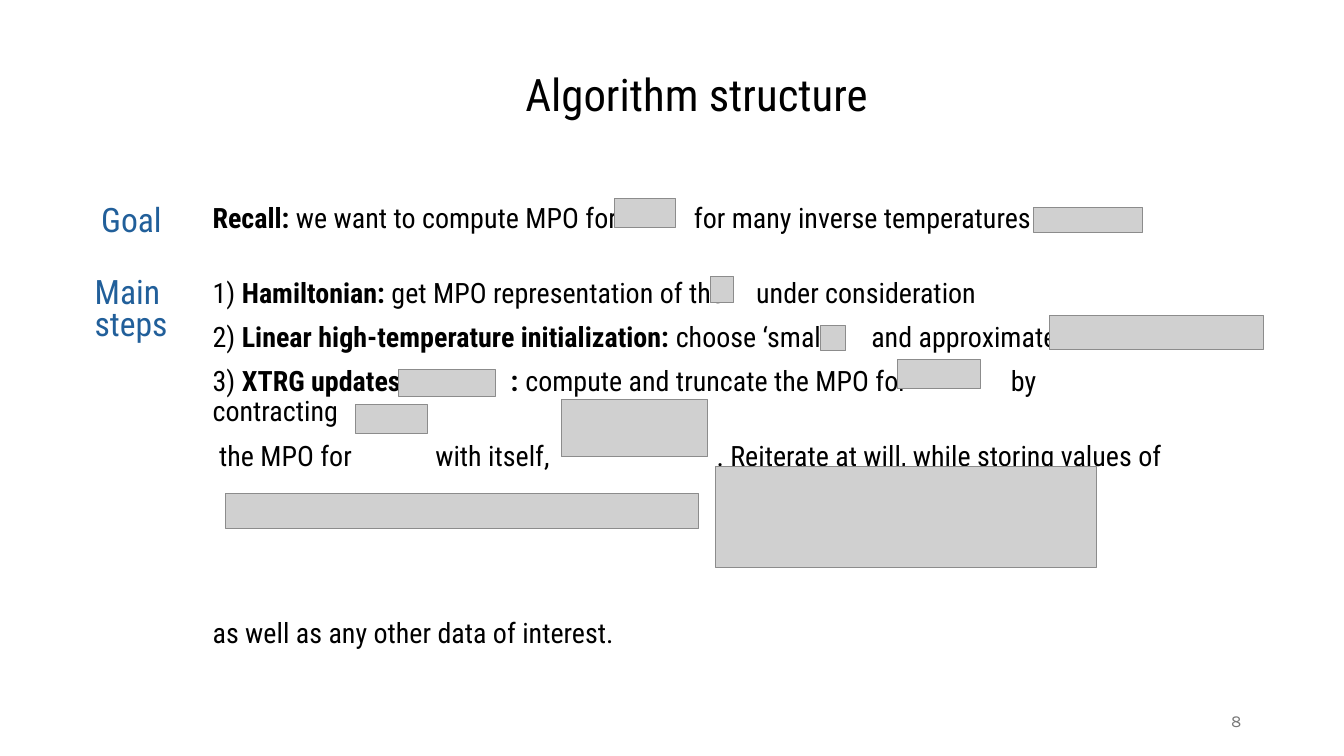
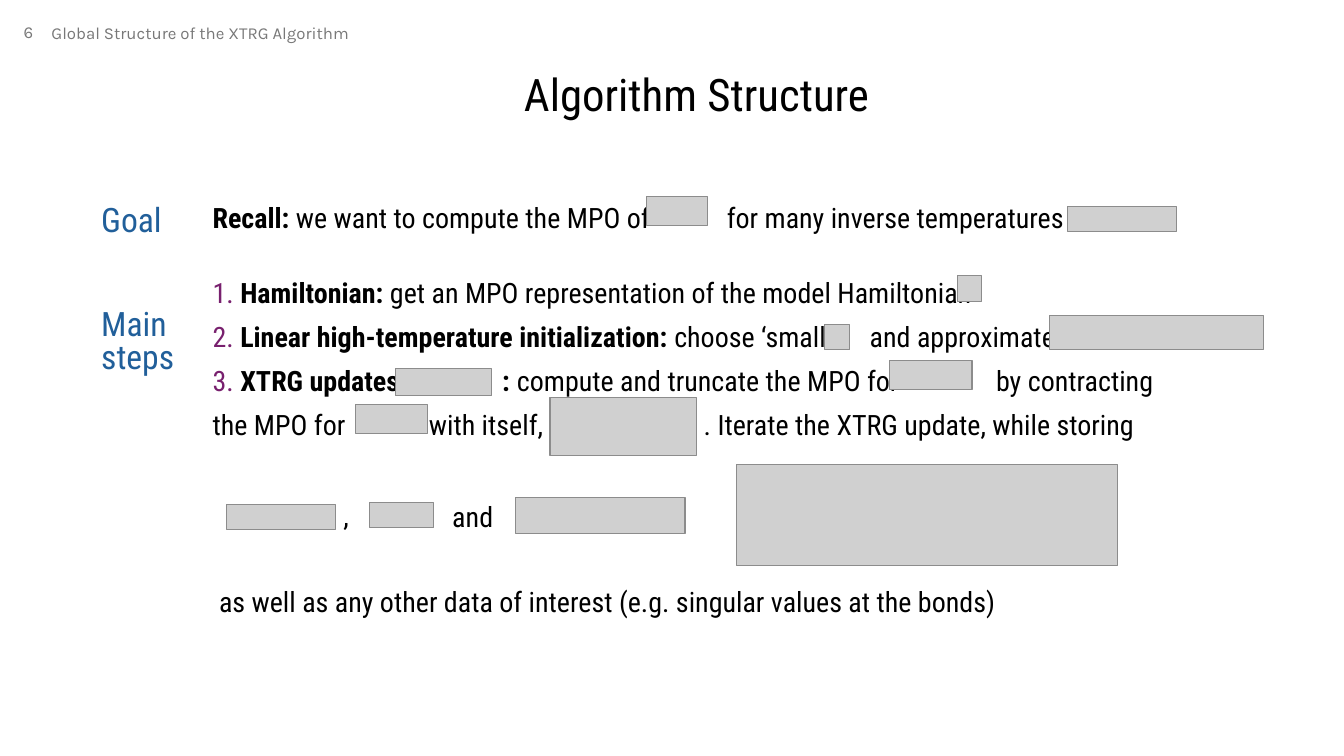
Before and after one commit to MrHighsenberg/XTRG-Algorithm, a slide deck: slide 6 of presentation/Term_Project_XTRG_Presentation.pptx (slide 8 before the commit). Drawn at 1344x756 pixels with LibreOffice and Linux fonts; fonts in the diff are those of the drawing; grey boxes stand for pictures; background and template pictures are left out. Boxes give left, top, right and bottom in pixels: in the first picture for what was removed or moved away, otherwise in the second. Text is boxed around its words. In the diff, an @@ line names an element or a change of style, - is before the commit and + after.

Commit message:
updated presentation

```diff
--- a/presentation/Term_Project_XTRG_Presentation.pptx
+++ b/presentation/Term_Project_XTRG_Presentation.pptx
@@ page number added at (x1=24, y1=27, x2=34, y2=38), 12 pt, text #797979 @@
+6
@@ text added at (x1=51, y1=27, x2=349, y2=43), 12 pt, text #797979 @@
+Global Structure of the XTRG Algorithm
@@ text at (x1=524, y1=77, x2=869, y2=121): text changed @@
-Algorithm structure
+Algorithm Structure
@@ text at (x1=213, y1=202, x2=1064, y2=234): text changed @@
-Recall: we want to compute MPO for for many inverse temperatures
+Recall: we want to compute the MPO of for many inverse temperatures
@@ picture moved from (x1=614, y1=199, x2=676, y2=228) to (x1=646, y1=197, x2=708, y2=226) @@
@@ picture moved from (x1=1034, y1=208, x2=1143, y2=233) to (x1=1068, y1=207, x2=1177, y2=232) @@
@@ text at (x1=213, y1=277, x2=1153, y2=618): text changed @@
-1) Hamiltonian: get MPO representation of the under consideration
-2) Linear high-temperature initialization: choose ‘small’ and approximate
-3) XTRG updates, : compute and truncate the MPO for by contracting
-the MPO for with itself, . Reiterate at will, while storing values of
-as well as any other data of interest.
+1. Hamiltonian: get an MPO representation of the model Hamiltonian
+2. Linear high-temperature initialization: choose ‘small’ and approximate
+3. XTRG updates : compute and truncate the MPO for by contracting
+the MPO for with itself, . Iterate the XTRG update, while storing
+as well as any other data of interest (e.g. singular values at the bonds)
@@ picture moved from (x1=711, y1=276, x2=734, y2=302) to (x1=958, y1=275, x2=981, y2=301) @@
@@ text "Main steps" moved from (x1=95, y1=280, x2=168, y2=343) to (x1=101, y1=312, x2=174, y2=376) @@
@@ picture moved from (x1=821, y1=326, x2=846, y2=351) to (x1=825, y1=325, x2=850, y2=350) @@
@@ picture moved from (x1=399, y1=370, x2=496, y2=397) to (x1=395, y1=369, x2=492, y2=396) @@
@@ picture moved from (x1=898, y1=360, x2=981, y2=389) to (x1=889, y1=361, x2=972, y2=390) @@
@@ picture moved from (x1=562, y1=399, x2=709, y2=457) to (x1=551, y1=398, x2=698, y2=456) @@
@@ picture moved from (x1=716, y1=467, x2=1097, y2=568) to (x1=736, y1=465, x2=1117, y2=566) @@
@@ picture removed at (x1=226, y1=493, x2=699, y2=528) @@
@@ picture added at (x1=227, y1=504, x2=336, y2=529) @@
@@ text added at (x1=334, y1=494, x2=426, y2=538), 20 pt, text #000000 @@
+,
@@ picture added at (x1=369, y1=503, x2=434, y2=528) @@
@@ text added at (x1=452, y1=506, x2=493, y2=528), 20 pt, text #000000 @@
+and
@@ picture added at (x1=515, y1=497, x2=685, y2=532) @@
@@ page number removed at (x1=1231, y1=716, x2=1241, y2=727) @@
-8
```
Also in this commit, not shown: 12 other slides changed, 1 slide added, 3 slides removed, 11 other files.
